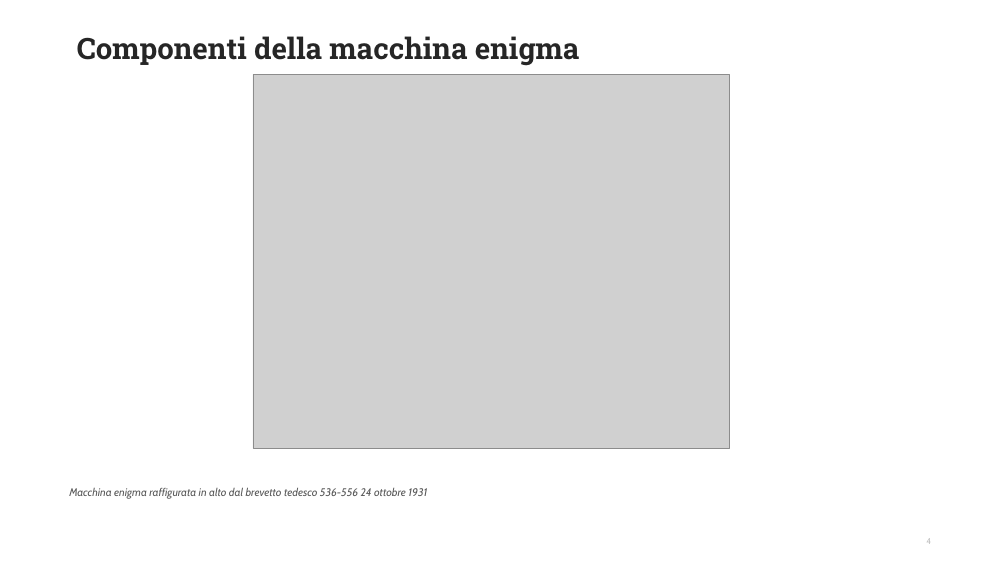
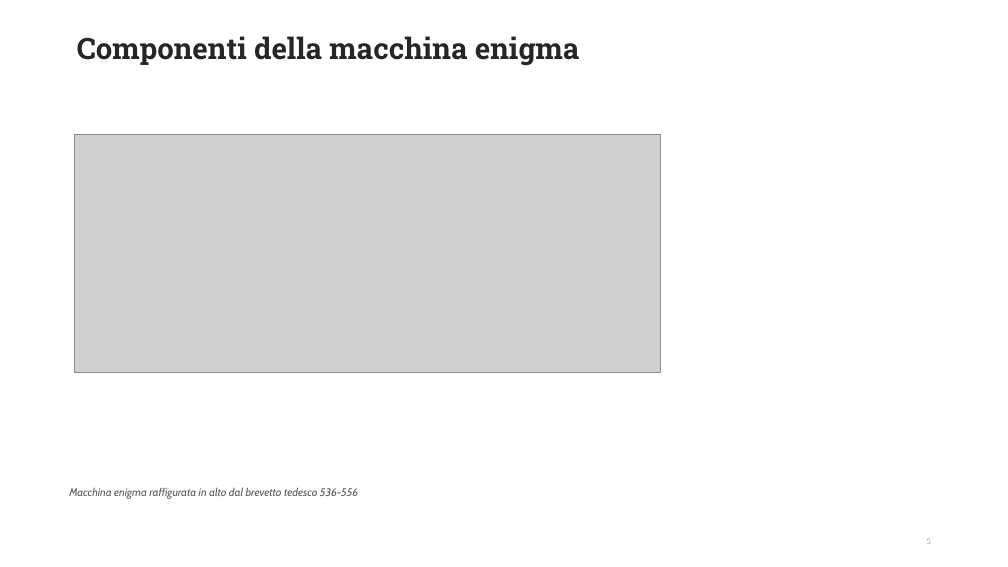
Before and after one commit to DanieleFerretti03/tesi-enigma, a slide deck: slide 5 of presentazione.odp (slide 4 before the commit). Drawn at 1008x567 pixels with LibreOffice and Linux fonts; fonts in the diff are those of the drawing; grey boxes stand for pictures; background and template pictures are left out. Boxes give left, top, right and bottom in pixels: in the first picture for what was removed or moved away, otherwise in the second. Text is boxed around its words. In the diff, an @@ line names an element or a change of style, - is before the commit and + after.

```diff
--- a/presentazione.odp
+++ b/presentazione.odp
@@ picture: place and size @@
-picture at bbox=[253, 74, 730, 448]
+picture at bbox=[74, 134, 660, 372]
@@ text at bbox=[69, 487, 358, 499]: text changed @@
-Macchina enigma raffigurata in alto dal brevetto tedesco 536-556 24 ottobre 1931
+Macchina enigma raffigurata in alto dal brevetto tedesco 536-556
```
Also in this commit, not shown: 13 slides added, 9 slides removed, 2 other files.
